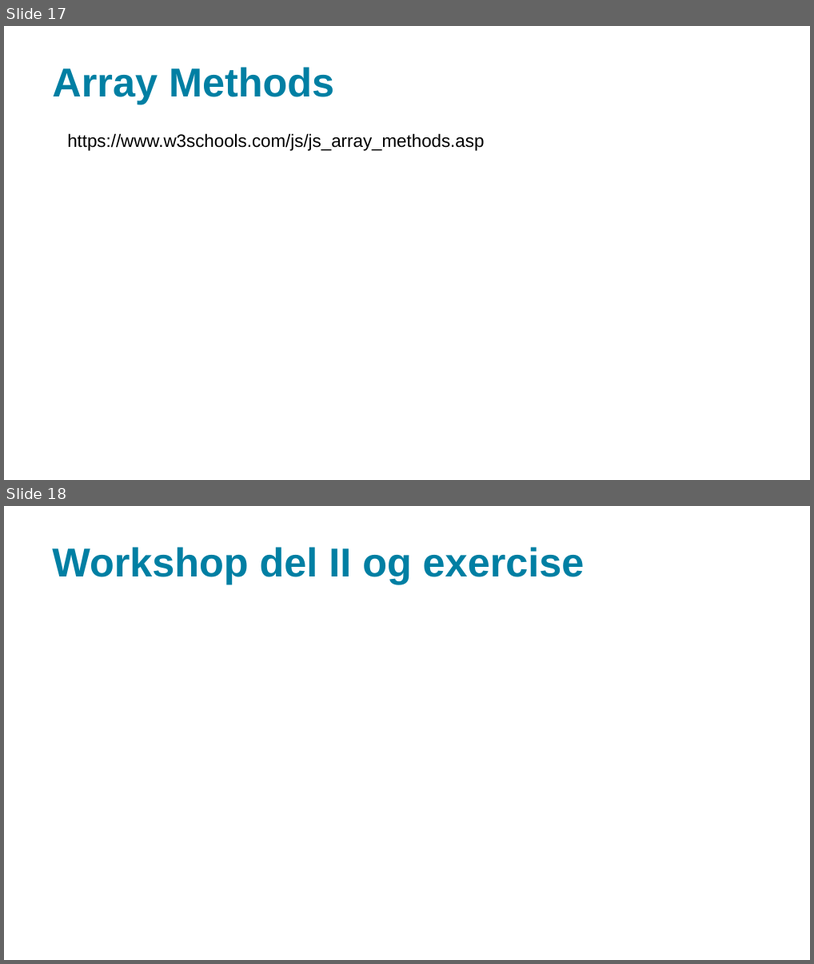
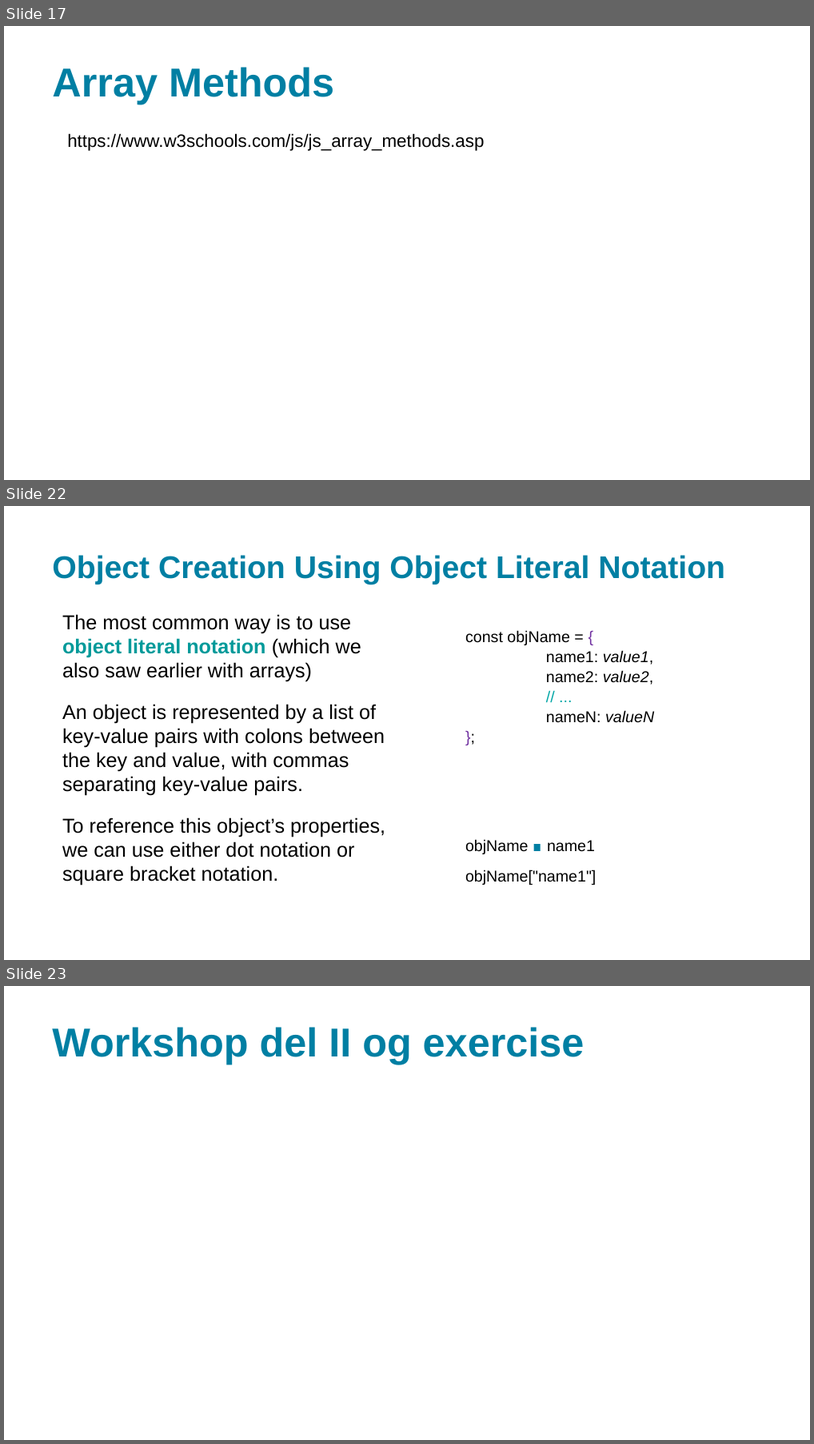
Before and after one commit to xbibogo/MMD24, a slide deck: semester2 PPT/uge 8_js day2.pptx. Shown one above the other, each under a label of ours: slides 17 and 18 before the commit, slides 17, 22 and 23 after it; the slides between them are not shown. The pictures are 814x964 and 814x1444 pixels, drawn with LibreOffice and Linux fonts; fonts in the diff are those of the drawing. Boxes give left, top, right and bottom in pixels: in the first picture for what was removed or moved away, otherwise in the second. Text is boxed around its words. In the diff, an @@ line names an element or a change of style, - is before the commit and + after.

```diff
--- a/semester2 PPT/uge 8_js day2.pptx
+++ b/semester2 PPT/uge 8_js day2.pptx
@@ slide 22 added at <box>4,506,810,960</box>, background #FFFFFF @@
@@ title added at <box>52,555,726,584</box>, 28 pt, text #007FA3, bold @@
+Object Creation Using Object Literal Notation
@@ text added at <box>62,614,386,885</box>, 18 pt, text #000000 @@
+The most common way is to use object literal notation (which we also saw earlier with arrays)
+An object is represented by a list of key-value pairs with colons between the key and value, with commas separating key-value pairs.
+To reference this object’s properties, we can use either dot notation or square bracket notation.
@@ text added at <box>466,630,654,884</box>, 14 pt, text #000000 @@
+  const objName = {
+  name1: value1,
+  name2: value2,
+  // ...
+  nameN: valueN
+  };
+  objName.name1
+  objName["name1"]
@@ what was slide 18 is now slide 23 @@
```
Also in this commit, not shown: 4 other slides added, 4 other files.
